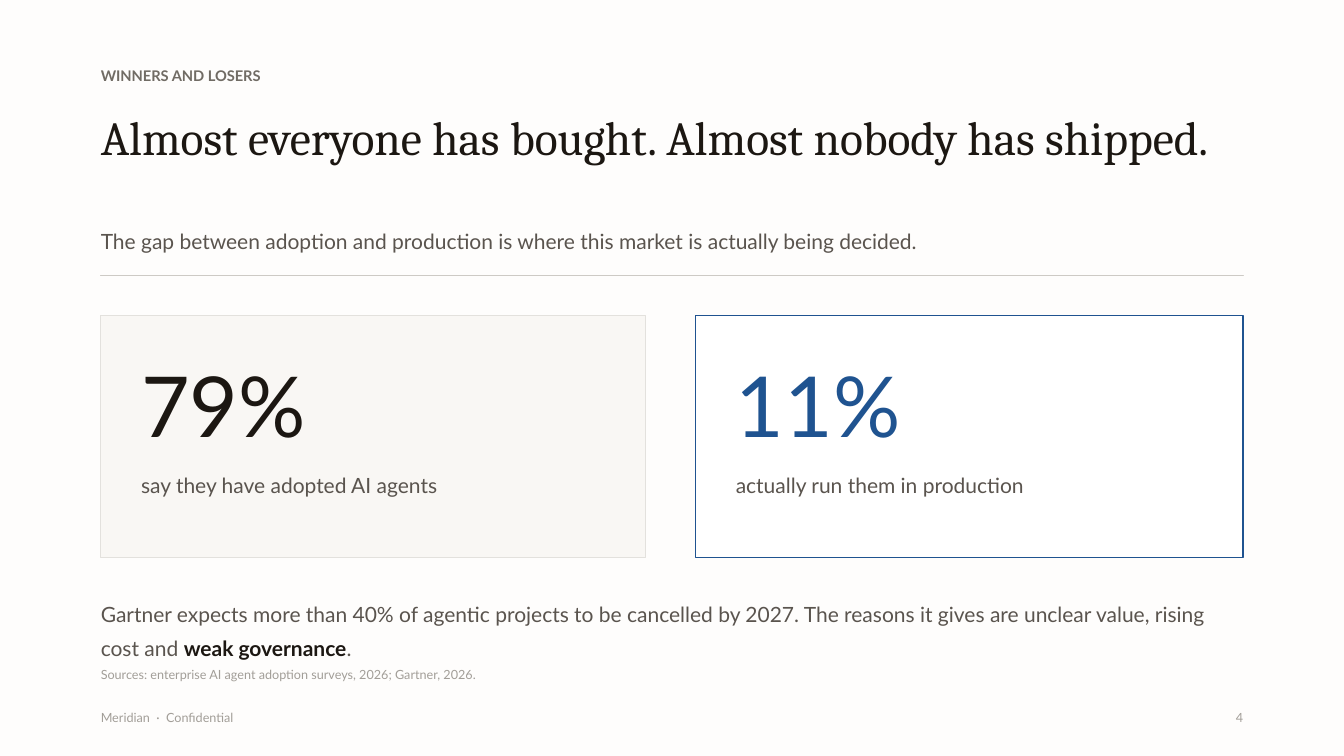
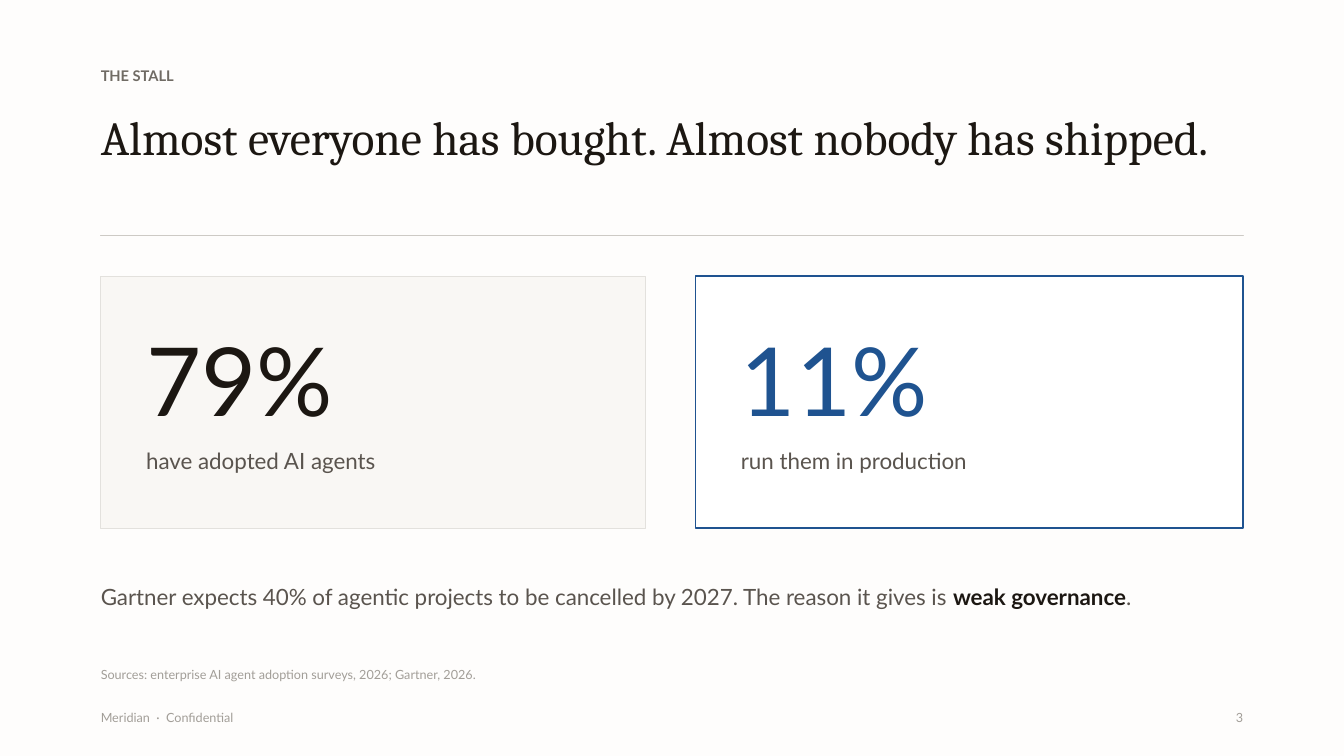
Before and after one commit to alessoh/enterprise-hr-finance, a slide deck: slide 3 of Meridian-Investor-Deck.pptx (slide 4 before the commit). Drawn at 1344x756 pixels with LibreOffice and Linux fonts; fonts in the diff are those of the drawing. Boxes give left, top, right and bottom in pixels: in the first picture for what was removed or moved away, otherwise in the second. Text is boxed around its words. In the diff, an @@ line names an element or a change of style, - is before the commit and + after.

```diff
--- a/Meridian-Investor-Deck.pptx
+++ b/Meridian-Investor-Deck.pptx
@@ text at (101, 70, 174, 81): text changed @@
-WINNERS AND LOSERS
+THE STALL
@@ rectangle: place and size @@
-rectangle at (101, 275, 1243, 275)
+rectangle at (101, 236, 1243, 236)
@@ text removed at (101, 233, 916, 253) @@
-The gap between adoption and production is where this market is actually being decided.
@@ rectangle: place and size @@
-rectangle at (101, 316, 645, 558)
+rectangle at (101, 276, 645, 528)
@@ rectangle: place and size @@
-rectangle at (696, 316, 1243, 558)
+rectangle at (696, 276, 1243, 528)
@@ text "79%": place and size @@
-text "79%" at (141, 376, 306, 438)
+text "79%" at (146, 347, 333, 417)
@@ text "79%" at (146, 347, 333, 417): size 60 to 68 pt @@
@@ text "11%" at (741, 347, 928, 417): size 60 to 68 pt @@
@@ text "11%": place and size @@
-text "11%" at (736, 376, 901, 438)
+text "11%" at (741, 347, 928, 417)
@@ text at (146, 452, 375, 473): text changed; size 15 to 16 pt @@
-say they have adopted AI agents
+have adopted AI agents
@@ text at (741, 452, 966, 473): text changed; size 15 to 16 pt @@
-actually run them in production
+run them in production
@@ text at (101, 588, 1131, 609): text changed; size 15 to 16 pt @@
-Gartner expects more than 40% of agentic projects to be cancelled by 2027. The reasons it gives are unclear value, rising cost and weak governance.
+Gartner expects 40% of agentic projects to be cancelled by 2027. The reason it gives is weak governance.
@@ text at (1236, 713, 1243, 722): text changed @@
-4
+3
```
Also in this commit, not shown: 8 other slides changed, 1 slide added, 13 slides removed, 1 other file.
